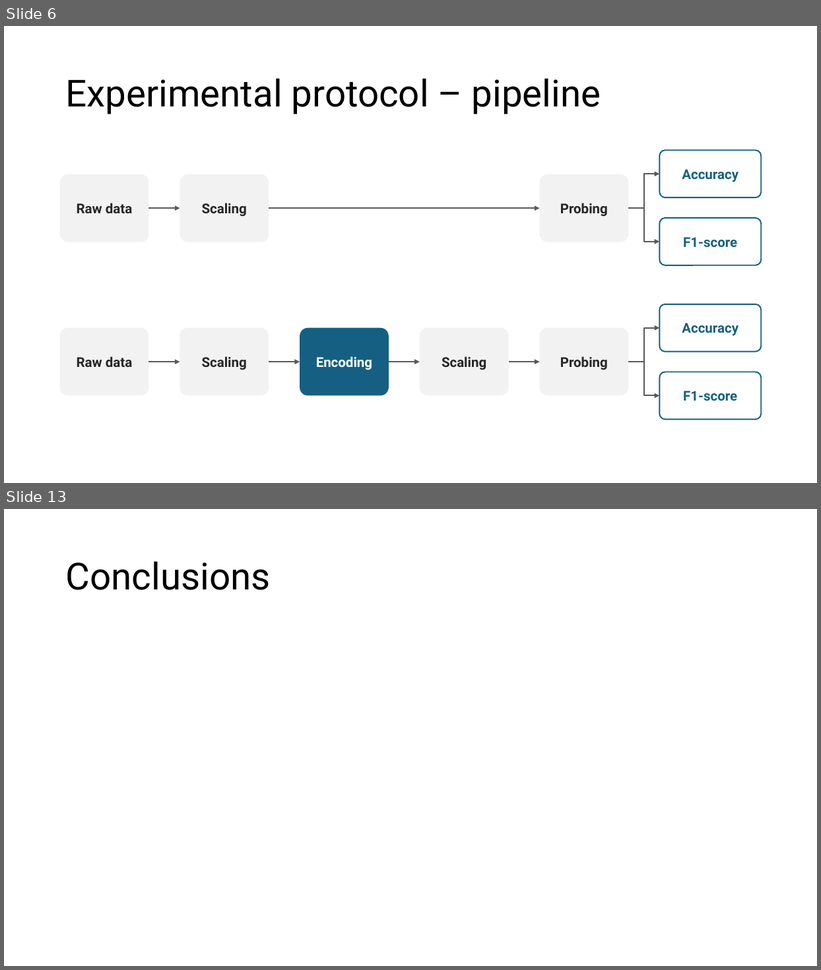
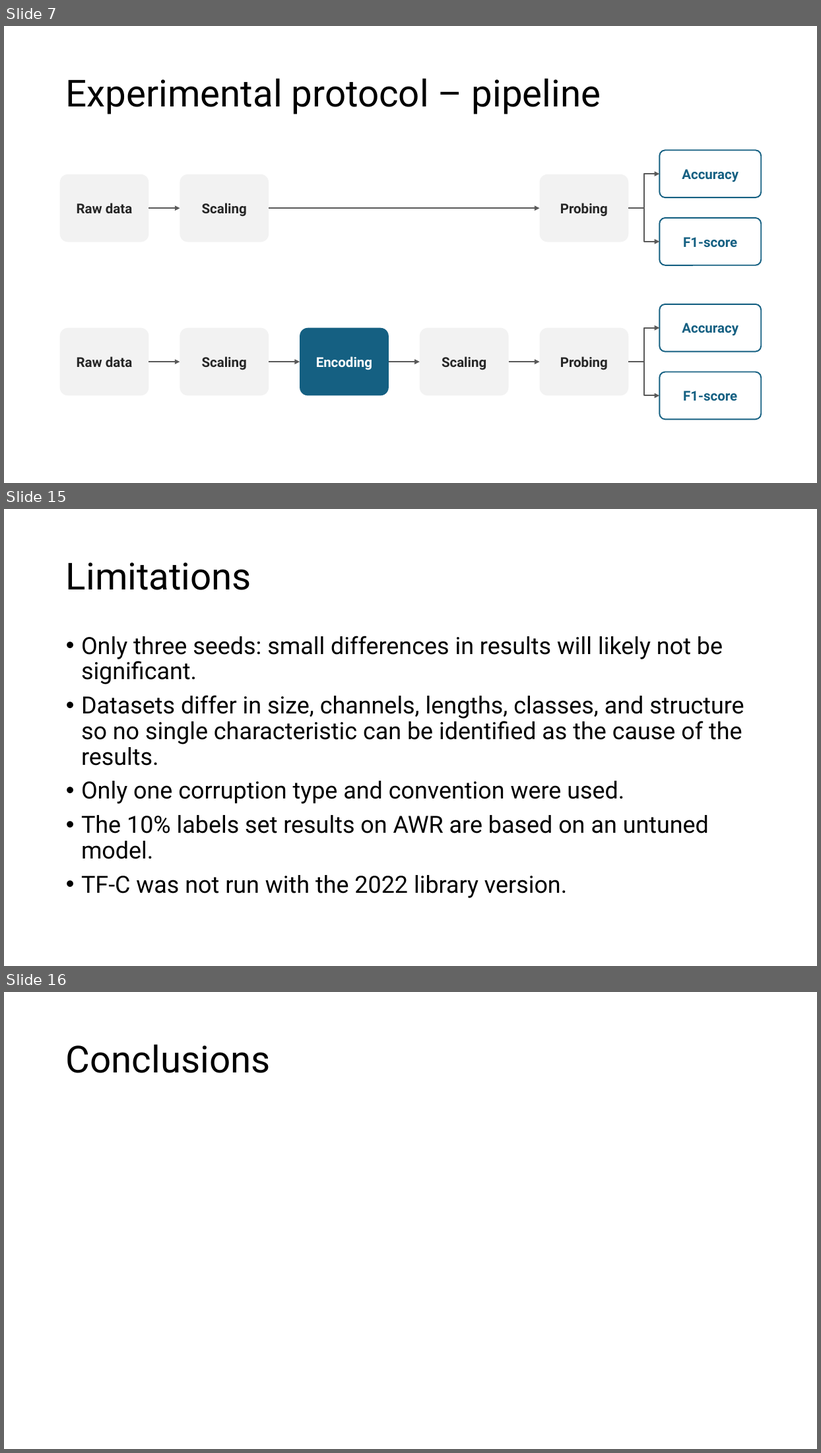
Before and after one commit to FVardi/PhD-Courses, a slide deck: Deep learning for time-series/Assignment 4/Presentation.pptx. Shown one above the other, each under a label of ours: slides 6 and 13 before the commit, slides 7, 15 and 16 after it; the slides between them are not shown. The pictures are 821x970 and 821x1453 pixels, drawn with LibreOffice and Linux fonts; fonts in the diff are those of the drawing. Boxes give left, top, right and bottom in pixels: in the first picture for what was removed or moved away, otherwise in the second. Text is boxed around its words. In the diff, an @@ line names an element or a change of style, - is before the commit and + after.

```diff
--- a/Deep learning for time-series/Assignment 4/Presentation.pptx
+++ b/Deep learning for time-series/Assignment 4/Presentation.pptx
@@ slide 15 added at [4,509,817,966], background #FFFFFF @@
@@ title added at [66,562,252,590], 44 pt, text #000000 @@
+Limitations
@@ text added at [81,636,744,898], 28 pt, text #000000 @@
+• Only three seeds: small differences in results will likely not be significant.
+• Datasets differ in size, channels, lengths, classes, and structure so no single characteristic can be identified as the cause of the results.
+• Only one corruption type and convention were used.
+• The 10% labels set results on AWR are based on an untuned model.
+• TF-C was not run with the 2022 library version.
@@ what was slide 6 is now slide 7 @@
@@ what was slide 13 is now slide 16 @@
```
Also in this commit, not shown: 7 slides changed, 3 other slides added, 5 other files.
